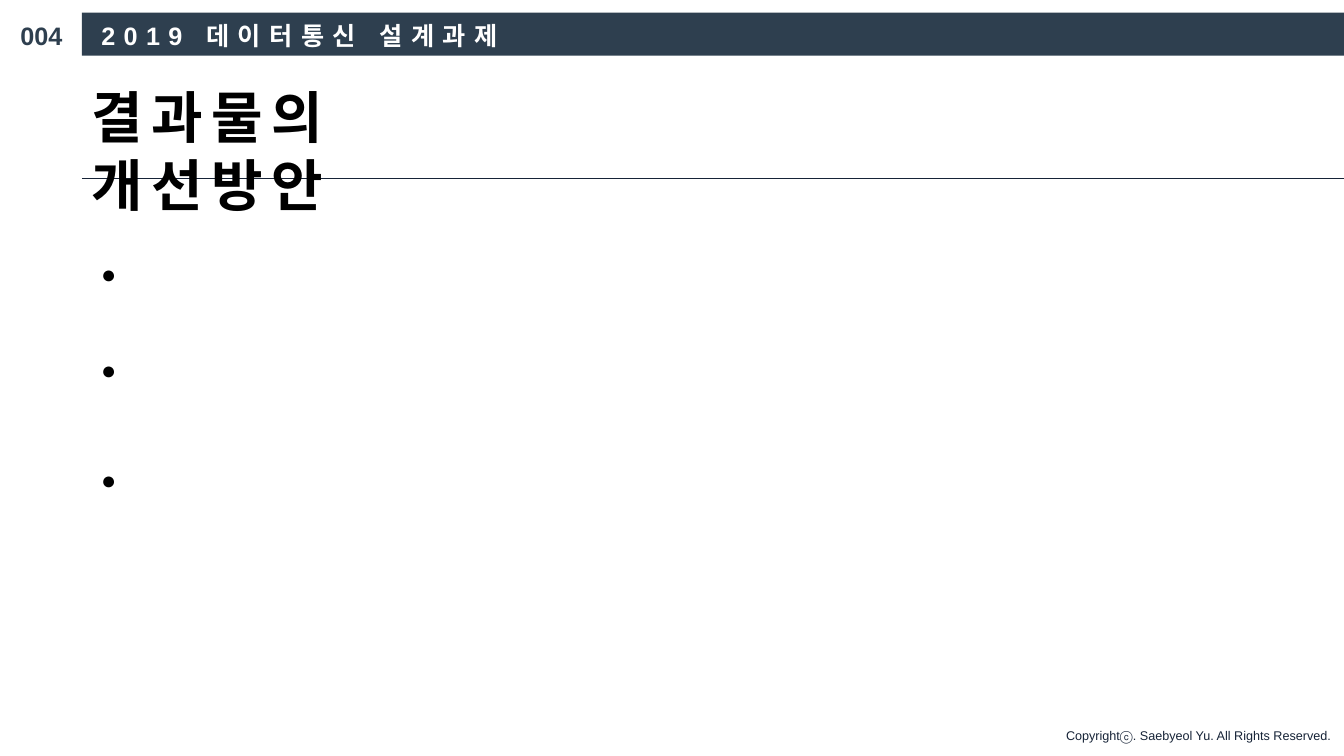
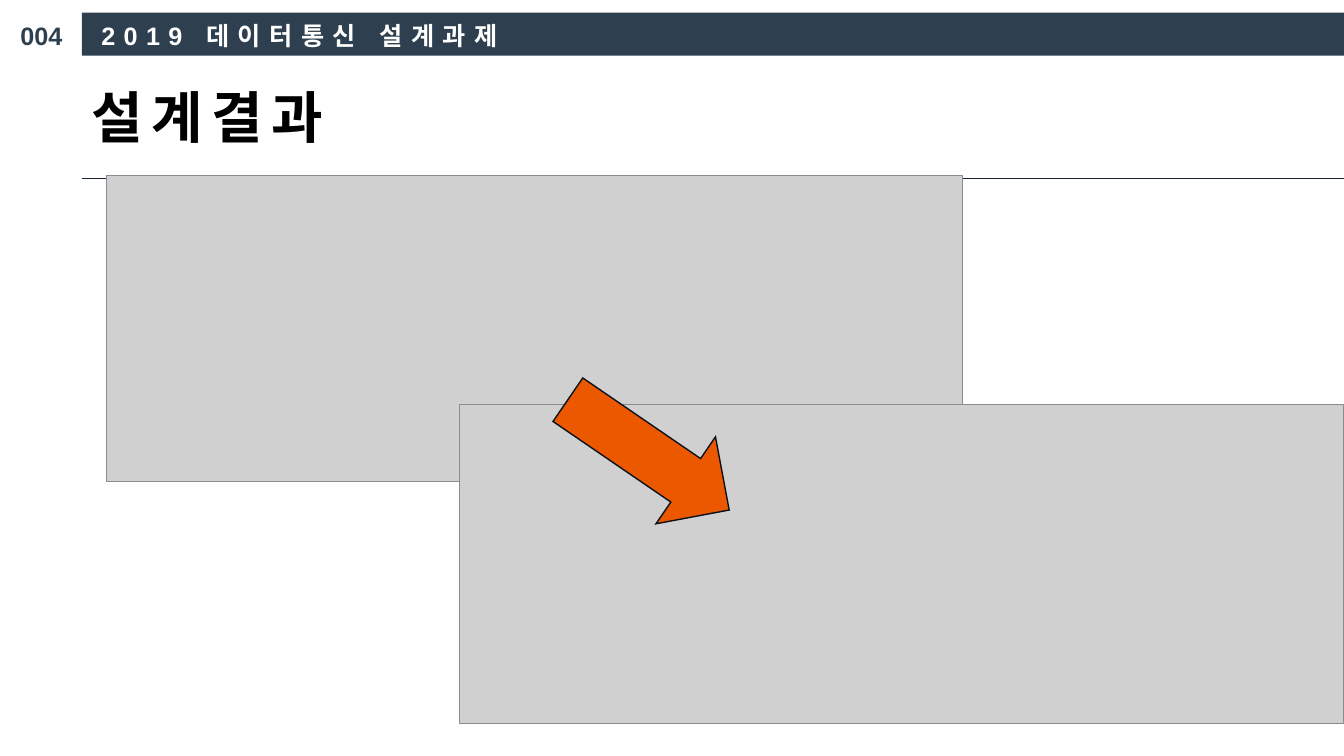
Before and after one commit to chattermproject2019/chatting_TCP, a slide deck: slide 44 of 4조 데이터통신 발표 PPT.pptx (slide 47 before the commit). Drawn at 1344x756 pixels with LibreOffice and Linux fonts; fonts in the diff are those of the drawing; grey boxes stand for pictures. Boxes give left, top, right and bottom in pixels: in the first picture for what was removed or moved away, otherwise in the second. Text is boxed around its words. In the diff, an @@ line names an element or a change of style, - is before the commit and + after.

```diff
--- a/4조 데이터통신 발표 PPT.pptx
+++ b/4조 데이터통신 발표 PPT.pptx
@@ text at bbox=[92, 91, 323, 143]: text changed @@
-결과물의 개선방안
+설계결과
@@ picture added at bbox=[106, 175, 962, 482] @@
@@ text removed at bbox=[92, 239, 1281, 296] @@
-●
@@ text removed at bbox=[92, 349, 1281, 389] @@
-●
@@ right arrow added at bbox=[538, 356, 759, 554], fill #EB5800, outline #0B111B 1 pt @@
@@ picture added at bbox=[460, 404, 1344, 724] @@
@@ text removed at bbox=[92, 460, 1281, 500] @@
-●
@@ rectangle added at bbox=[1055, 724, 1331, 756], fill #FFFFFF, outline #FFFFFF 1 pt @@
```
Also in this commit, not shown: 6 other slides changed, 4 slides added, 1 slide removed, 1 other file.
